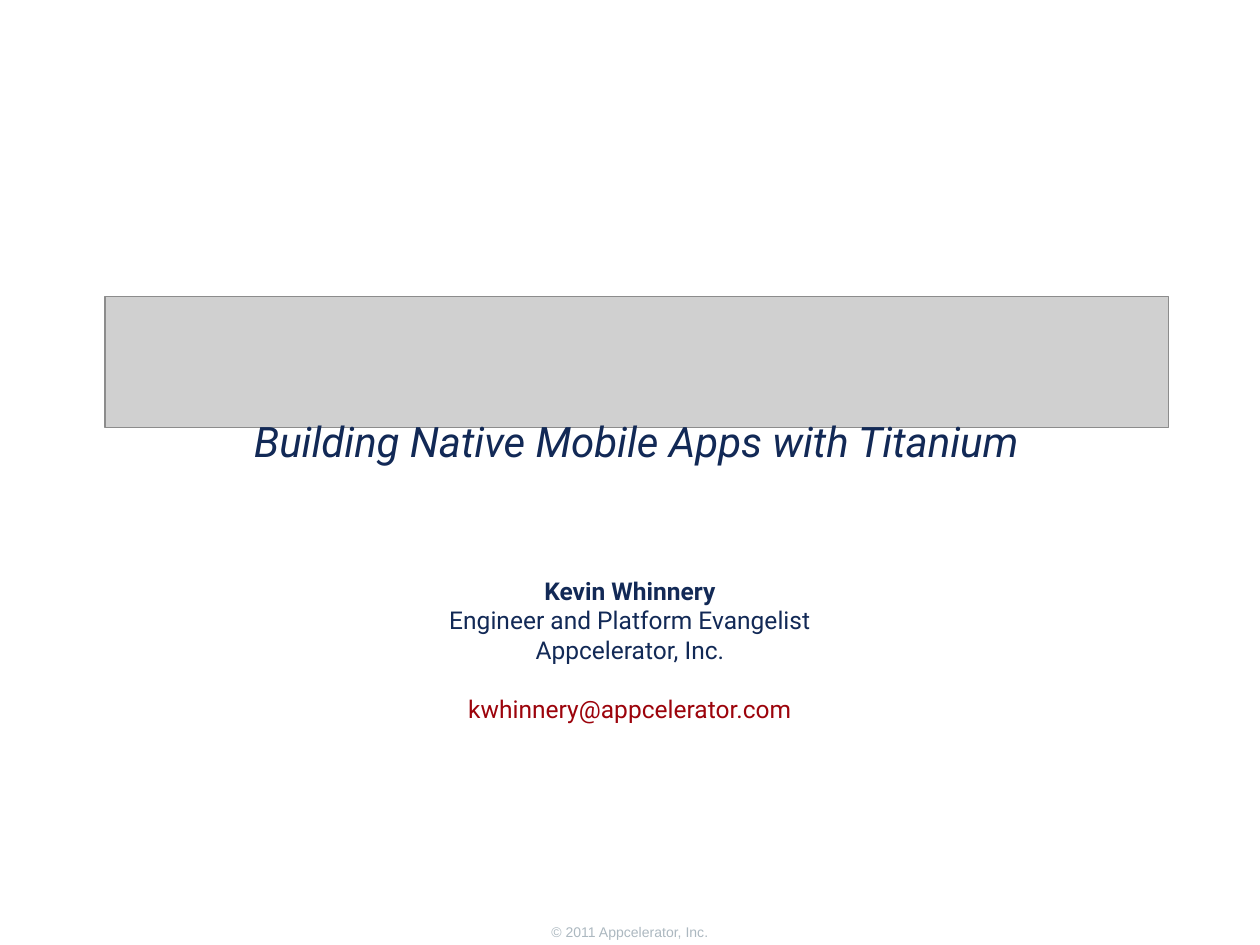
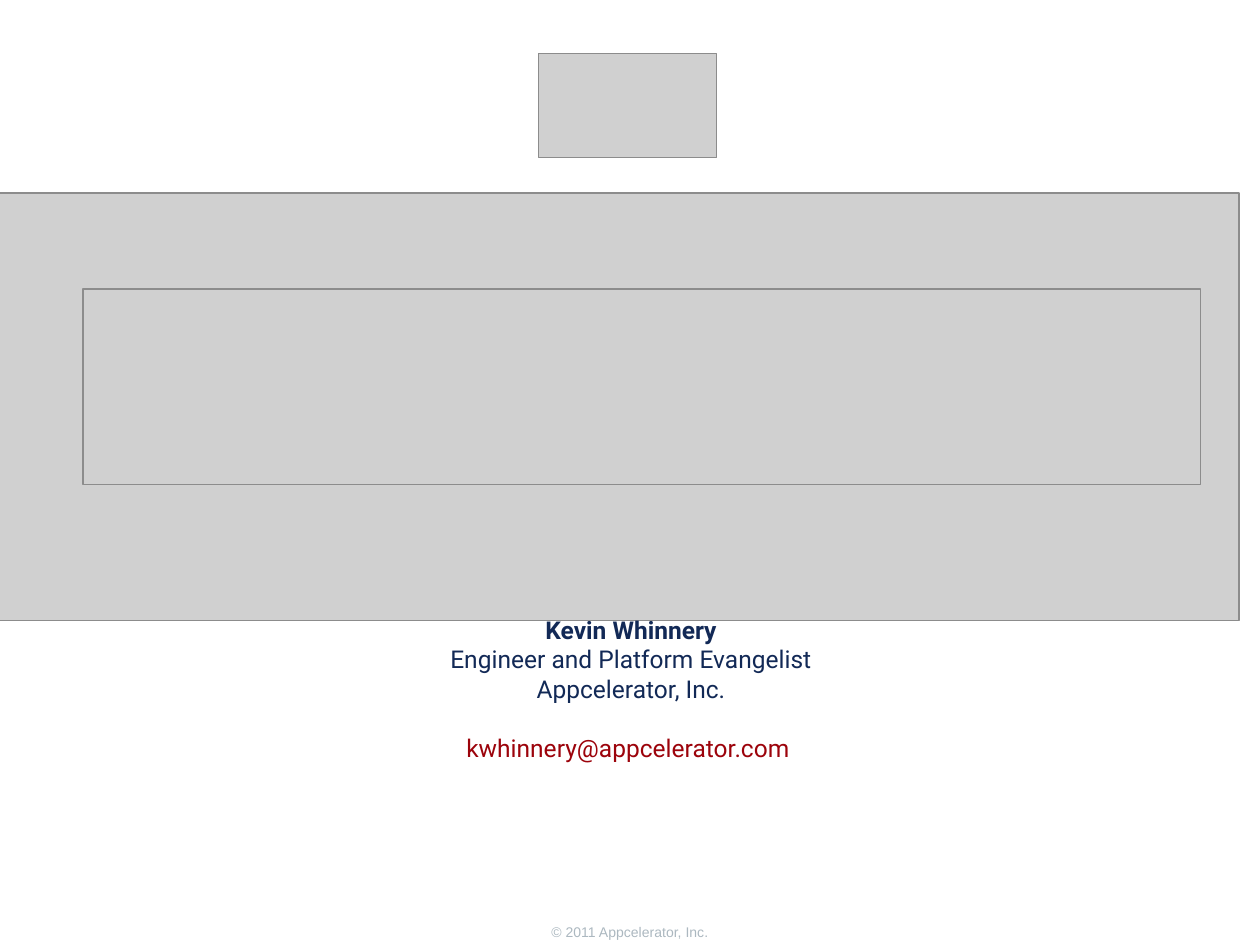
Before and after one commit to appcelerator-training-archive/tcad_certification, a slide deck: slide 1 of 220/220.ppt. Drawn at 1260x945 pixels with LibreOffice and Linux fonts; fonts in the diff are those of the drawing; grey boxes stand for pictures; background and template pictures are left out. Boxes give left, top, right and bottom in pixels: in the first picture for what was removed or moved away, otherwise in the second. Text is boxed around its words. In the diff, an @@ line names an element or a change of style, - is before the commit and + after.

```diff
--- a/220/220.ppt
+++ b/220/220.ppt
@@ picture added at box(539, 54, 717, 159) @@
@@ picture added at box(0, 193, 1239, 620) @@
@@ picture: place and size @@
-picture at box(105, 296, 1168, 427)
+picture at box(83, 289, 1201, 484)
@@ text removed at box(254, 419, 1018, 466) @@
-Building Native Mobile Apps with Titanium
@@ text "Kevin Whinnery": place and size @@
-text "Kevin Whinnery" at box(449, 581, 810, 724)
+text "Kevin Whinnery" at box(450, 617, 812, 763)
```
Also in this commit, not shown: 8 other slides changed, 9 slides added, 12 slides removed, 16 other files.
